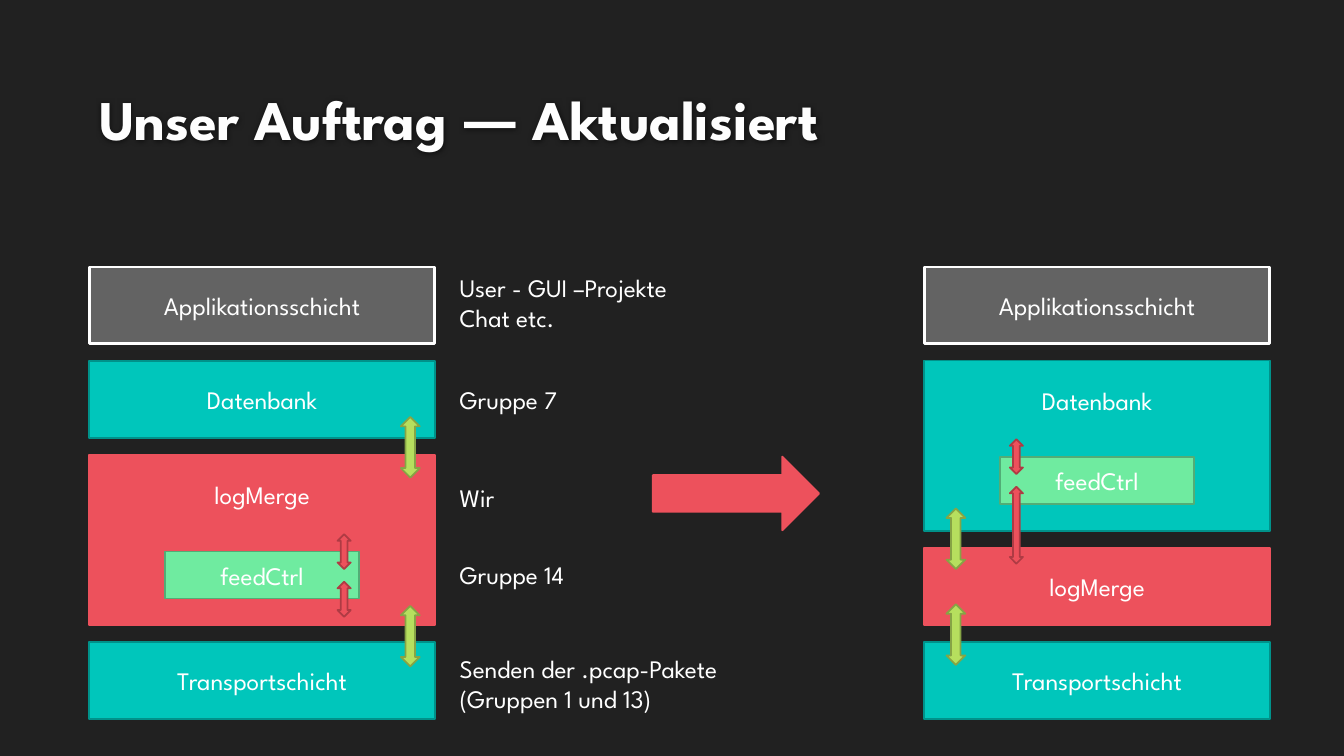
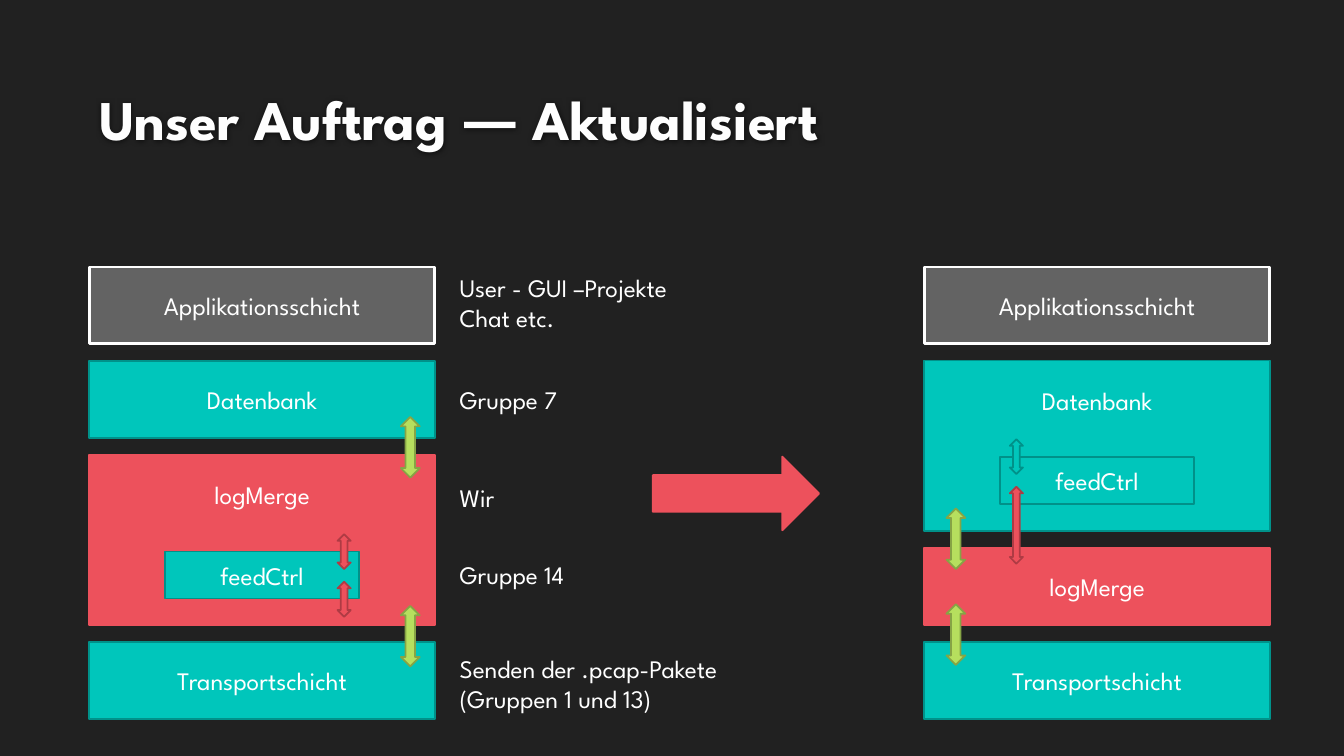
Before and after one commit to cn-uofbasel/BACnet, a slide deck: slide 3 of groups/04-logMerge/presentations/endpresentation.pptx. Drawn at 1344x756 pixels with LibreOffice and Linux fonts; fonts in the diff are those of the drawing; background and template pictures are left out. Boxes give left, top, right and bottom in pixels: in the first picture for what was removed or moved away, otherwise in the second. Text is boxed around its words. In the diff, an @@ line names an element or a change of style, - is before the commit and + after.

```diff
--- a/groups/04-logMerge/presentations/endpresentation.pptx
+++ b/groups/04-logMerge/presentations/endpresentation.pptx
@@ up down arrow at box(1010, 440, 1023, 475): fill #ED515C to #00C6BB; outline #AF3C44 1.25 pt to #009189 1.25 pt @@
@@ rectangle "feedCtrl" at box(1000, 458, 1194, 505): fill #6FEBA0 to #00C6BB; outline #52AE76 1.25 pt to #009189 1.25 pt @@
@@ rectangle "feedCtrl" at box(165, 552, 359, 599): fill #6FEBA0 to #00C6BB; outline #52AE76 1.25 pt to #009189 1.25 pt @@
```
Also in this commit, not shown: 6 other slides changed, 6 slides added, 6 other files.
